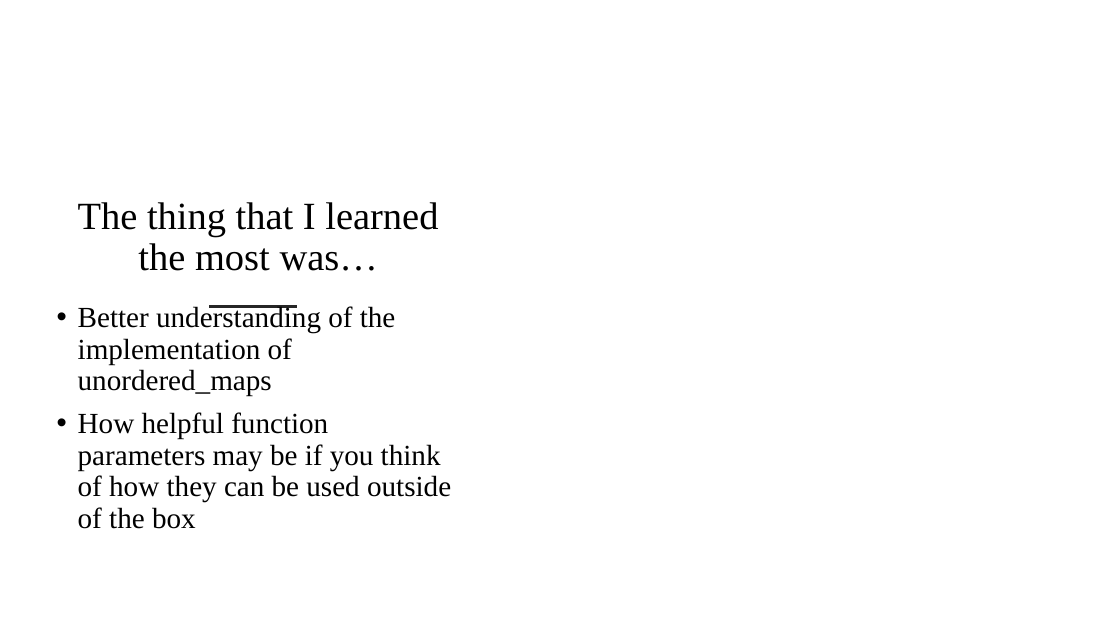
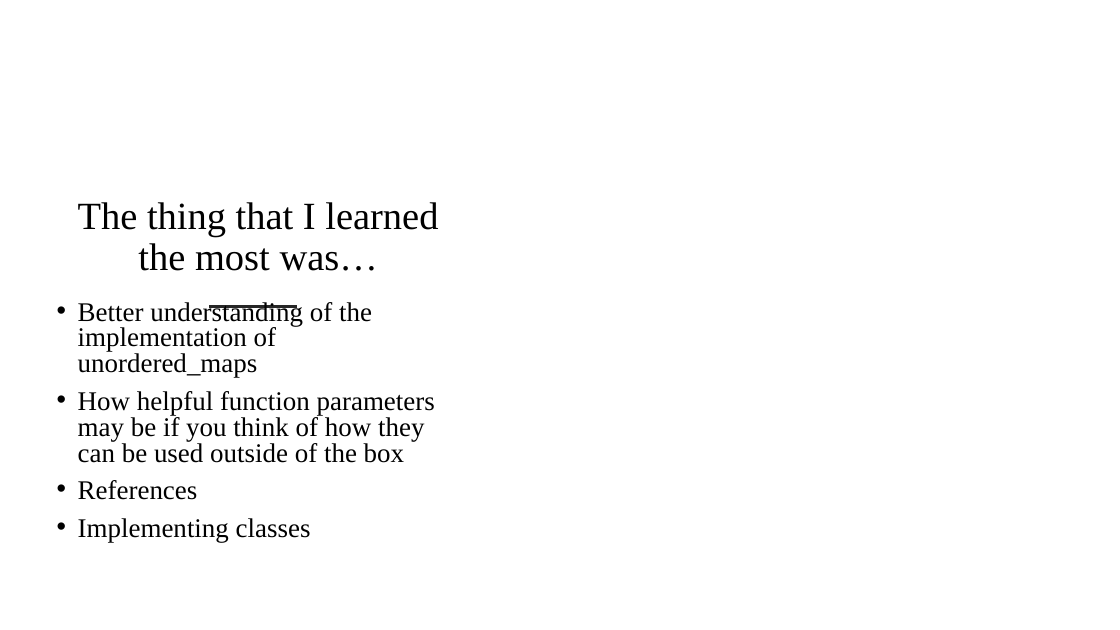
Before and after one commit to JordonBruton/BuildAComputerProgram-, a slide deck: slide 5 of presentation slide deck.pptx. Drawn at 1120x630 pixels with LibreOffice and Linux fonts; fonts in the diff are those of the drawing; background and template pictures are left out. Boxes give left, top, right and bottom in pixels: in the first picture for what was removed or moved away, otherwise in the second. Text is boxed around its words. In the diff, an @@ line names an element or a change of style, - is before the commit and + after.

```diff
--- a/presentation slide deck.pptx
+++ b/presentation slide deck.pptx
@@ text at box(78, 302, 435, 463): size 25 to 23.1 pt in "Better understanding of the implementation of unordered_maps", "How helpful function parameters may be if ..."; line spacing 0.9 to 0.8 @@
@@ text at box(78, 480, 311, 542): paragraphs added @@
+• References
+• Implementing classes
```
Also in this commit, not shown: 2 other slides changed, 11 other files.
